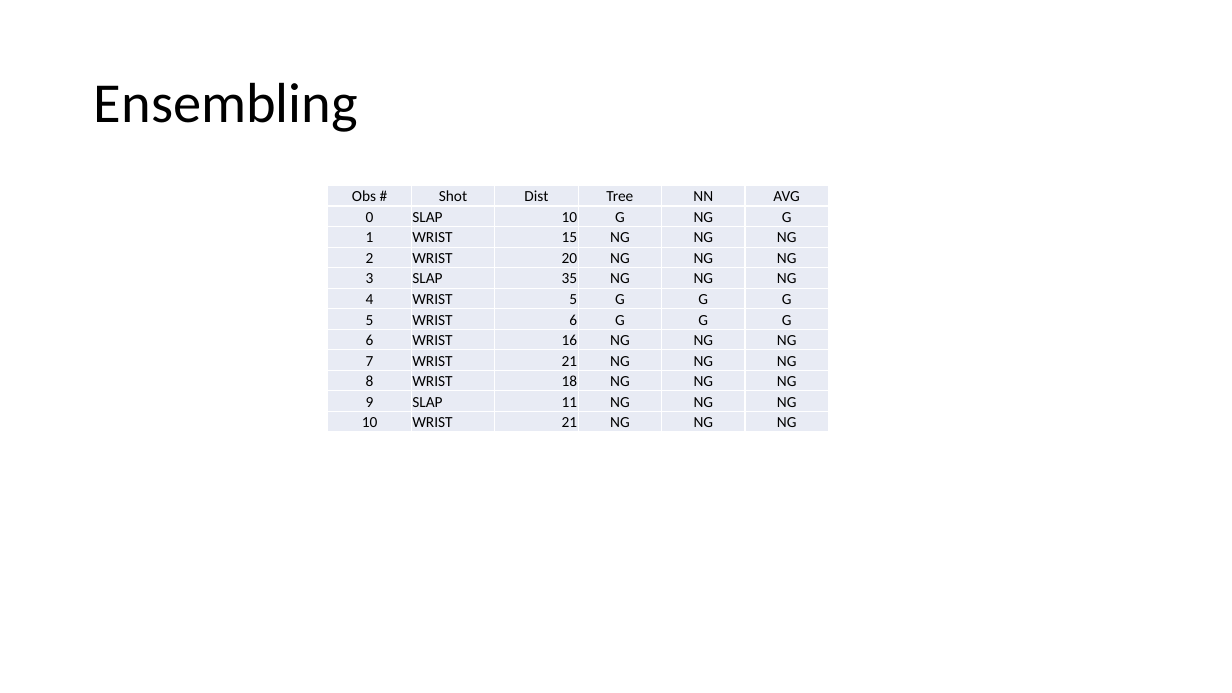
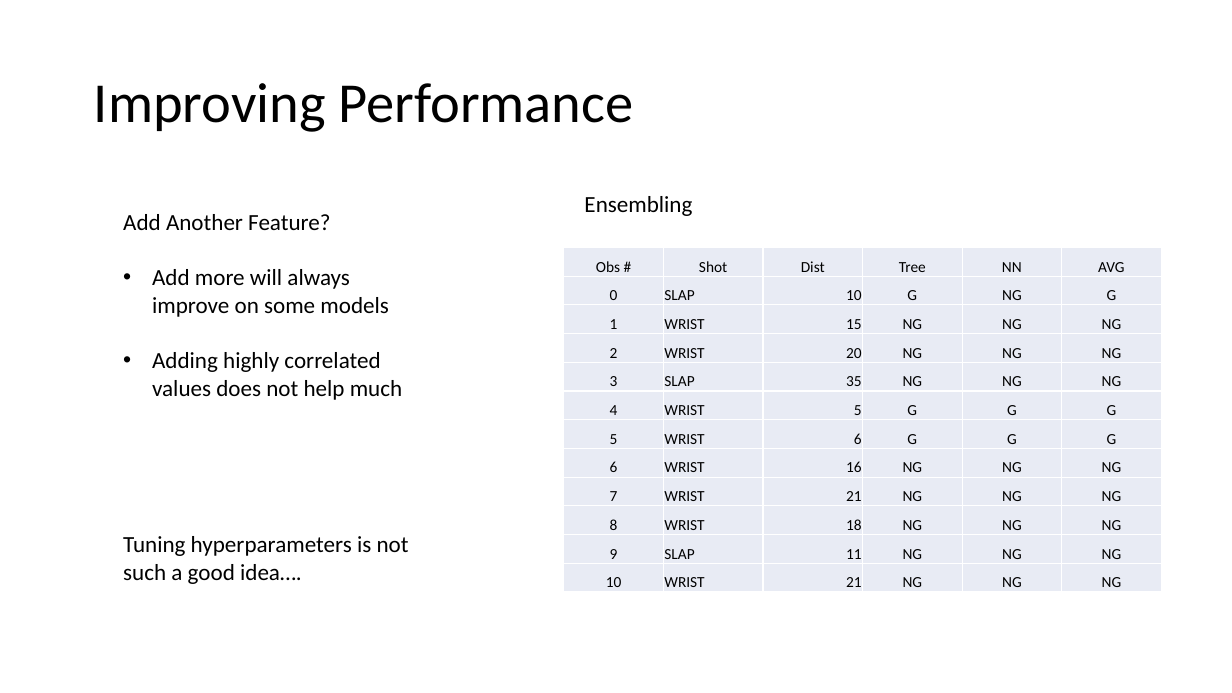
Before and after one commit to jamessdixon/swe4s, a slide deck: slide 6 of SWES_MachineLearning.pptx (slide 5 before the commit). Drawn at 1232x693 pixels with LibreOffice and Linux fonts; fonts in the diff are those of the drawing. Boxes give left, top, right and bottom in pixels: in the first picture for what was removed or moved away, otherwise in the second. Text is boxed around its words. In the diff, an @@ line names an element or a change of style, - is before the commit and + after.

```diff
--- a/SWES_MachineLearning.pptx
+++ b/SWES_MachineLearning.pptx
@@ title at bbox=[94, 83, 633, 132]: text changed @@
-Ensembling
+Improving Performance
@@ text added at bbox=[584, 196, 692, 216], 18 pt, text #000000 @@
+Ensembling
@@ text added at bbox=[123, 214, 402, 400], 18 pt, text #000000 @@
+Add Another Feature?
+• Add more will always improve on some models
+• Adding highly correlated values does not help much
@@ table: place and size @@
-table at bbox=[328, 186, 827, 433]
+table at bbox=[564, 248, 1163, 592]
@@ text added at bbox=[123, 536, 409, 584], 18 pt, text #000000 @@
+Tuning hyperparameters is not such a good idea….
```
Also in this commit, not shown: 1 other slide changed, 4 other files.
